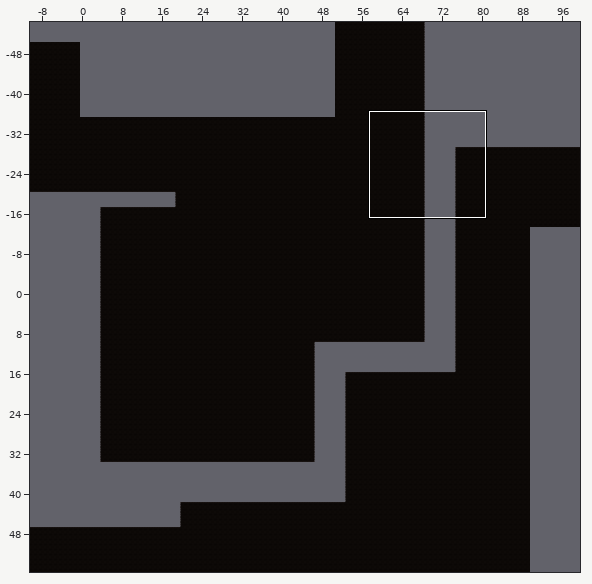
Tiled map: Assets/Tiled/Level1TileMap/map1-0.tmx. The picture above shows the old version from afar; the outline marks the close-up.
Close-up. Earlier state:
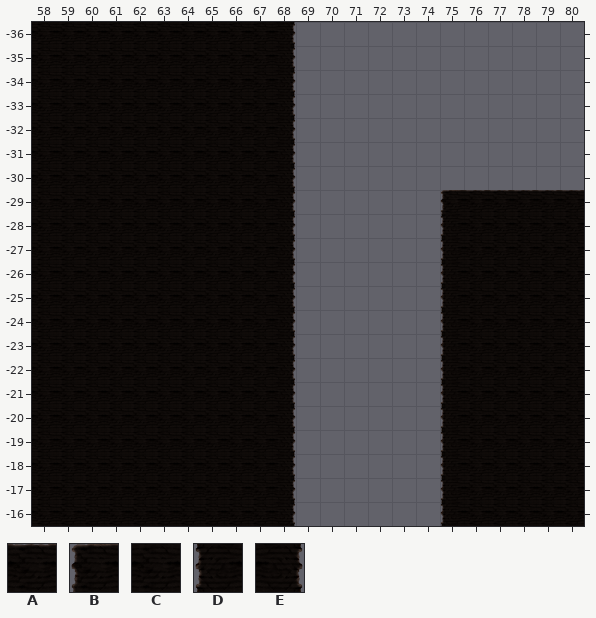
Cells are 256x256 px. Shown: x 58..80, y -36..-16. The commit also changed other parts of the map, which this record leaves out.
Key: from "Level1 Tileset": A 0, B 1, C 8, D 9, E 10.
_ is an empty cell.
Layer "ground" before, first column x 58:
-36 CCCCCCCCCCE____________
-35 CCCCCCCCCCE____________
-34 CCCCCCCCCCE____________
-33 CCCCCCCCCCE____________
-32 CCCCCCCCCCE____________
-31 CCCCCCCCCCE____________
-30 CCCCCCCCCCE____________
-29 CCCCCCCCCCE______BAAAAA
-28 CCCCCCCCCCE______DCCCCC
-27 CCCCCCCCCCE______DCCCCC
-26 CCCCCCCCCCE______DCCCCC
-25 CCCCCCCCCCE______DCCCCC
-24 CCCCCCCCCCE______DCCCCC
-23 CCCCCCCCCCE______DCCCCC
-22 CCCCCCCCCCE______DCCCCC
-21 CCCCCCCCCCE______DCCCCC
-20 CCCCCCCCCCE______DCCCCC
-19 CCCCCCCCCCE______DCCCCC
-18 CCCCCCCCCCE______DCCCCC
-17 CCCCCCCCCCE______DCCCCC
-16 CCCCCCCCCCE______DCCCCC
And afterwards:
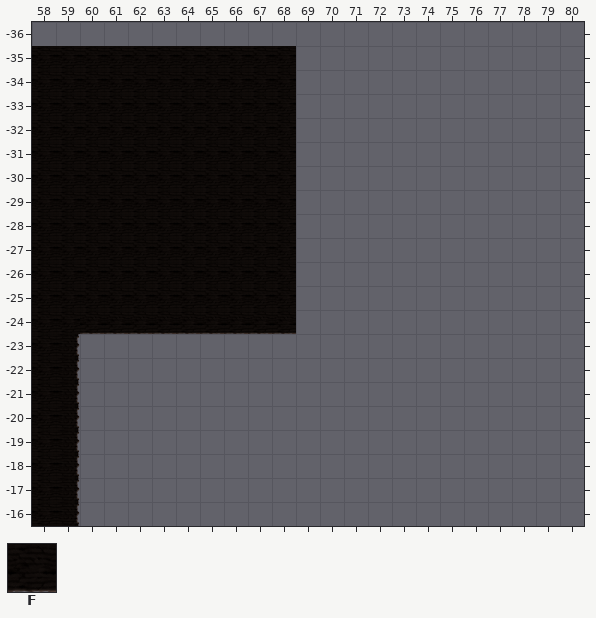
Further tiles: from "Level1 Tileset": F 16.
Change:
Changed rows in their new state; . is an unchanged cell.
Layer "ground":
first column x 58:
-36 ___________............
-35 ..........C............
-34 ..........C............
-33 ..........C............
-32 ..........C............
-31 ..........C............
-30 ..........C............
-29 ..........C......______
-28 ..........C......______
-27 ..........C......______
-26 ..........C......______
-25 ..........C......______
-24 ..FFFFFFFFF......______
-23 .E_________......______
-22 .E_________......______
-21 .E_________......______
-20 .E_________......______
-19 .E_________......______
-18 .E_________......______
-17 .E_________......______
-16 .E_________......______
